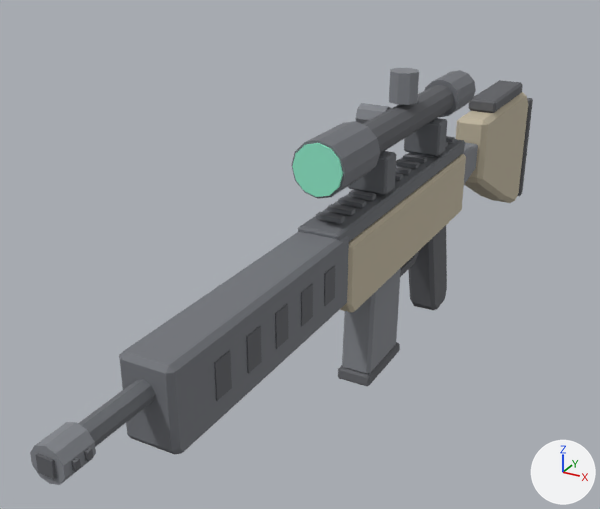
Two versions of the FBX model Assets/_Project/Resources/Models/weapon_vesper_dmr.fbx, one commit apart.
Both versions are drawn from a 50 mm camera at (0.303, -0.911, 0.311) aimed at (-0.075, -0.225, -0.032). Arrows for +X, +Y and +Z are at lower right; the lights stay in place. The first picture is the older version. Where no turn or scale is listed for an object, it has been applied to the vertices.

Script lines for the objects in view, before the commit:
```python
me_weapon_vesper_dmr = bpy.data.meshes.new('weapon_vesper_dmr')
me_weapon_vesper_dmr.from_pydata(...)  # 802 vertices, 1400 faces; spans x -0.045..0.025, y -0.652..0.302, z -0.158..0.15
# faces by material slot: [132, 328, 456, 120, 140, 180, 44]
me_weapon_vesper_dmr.materials.append(mat_c_8a7a5a)  # beige #c2b8a0
me_weapon_vesper_dmr.materials.append(mat_c_25272b)  # grey #6a6d72
me_weapon_vesper_dmr.materials.append(mat_c_1d1e21)  # dark grey #5f6065
me_weapon_vesper_dmr.materials.append(mat_c_5c6168)  # grey #a2a6ab
me_weapon_vesper_dmr.materials.append(mat_c_2c2e33)  # grey #73767c
me_weapon_vesper_dmr.materials.append(mat_c_3a3d43)  # grey #83868c
me_weapon_vesper_dmr.materials.append(mat_g_49d99a)  # green #92eecc
ob_weapon_vesper_dmr = bpy.data.objects.new('weapon_vesper_dmr', me_weapon_vesper_dmr)
ob_weapon_vesper_dmr.location = (0.0, 0.0, 0.0)
```
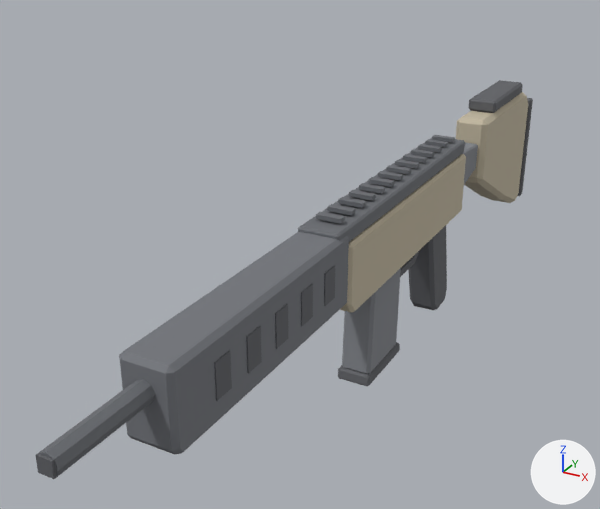
The change in detail:
me_weapon_vesper_dmr is used by ob_weapon_vesper_dmr; location (0.0, 0.0, 0.0).
me_weapon_vesper_dmr had 802 vertices, 1400 faces and spanned x -0.045..0.025, y -0.652..0.302, z -0.158..0.15.
me_weapon_vesper_dmr now has 590 vertices, 1020 faces and spans x -0.029..0.023, y -0.652..0.302, z -0.158..0.066.
me_weapon_vesper_dmr part 1: 10 loose pieces with 192 vertices, spanning x -0.045..0.025, y -0.644..0.02, z 0.017..0.15, are deleted.
Part 2, on me_weapon_vesper_dmr:
28 vertices are removed from x -0.012..0.012, y -0.65..-0.625, z 0.007..0.033.
70 faces are deleted.
8 vertices are added at x -0.009..0.009, y -0.65, z 0.012..0.029.
24 new faces join them, mat_c_25272b (grey #6a6d72).
10 new faces join them, mat_c_1d1e21 (dark grey #5f6065).
me_weapon_vesper_dmr no longer uses material mat_g_49d99a (green #92eecc).

Location of each change, (x1, y1, x2, y2) in pixels of the pictures (600 x 509 px):
'weapon_vesper_dmr', reshaped
    before: (30, 68, 533, 485)
    after: (35, 80, 533, 479)
part 1 of me_weapon_vesper_dmr, deleted
    before: (71, 68, 476, 472)
part 2 of me_weapon_vesper_dmr, cut back
    before: (30, 379, 155, 485)
    after: (36, 379, 155, 479)
